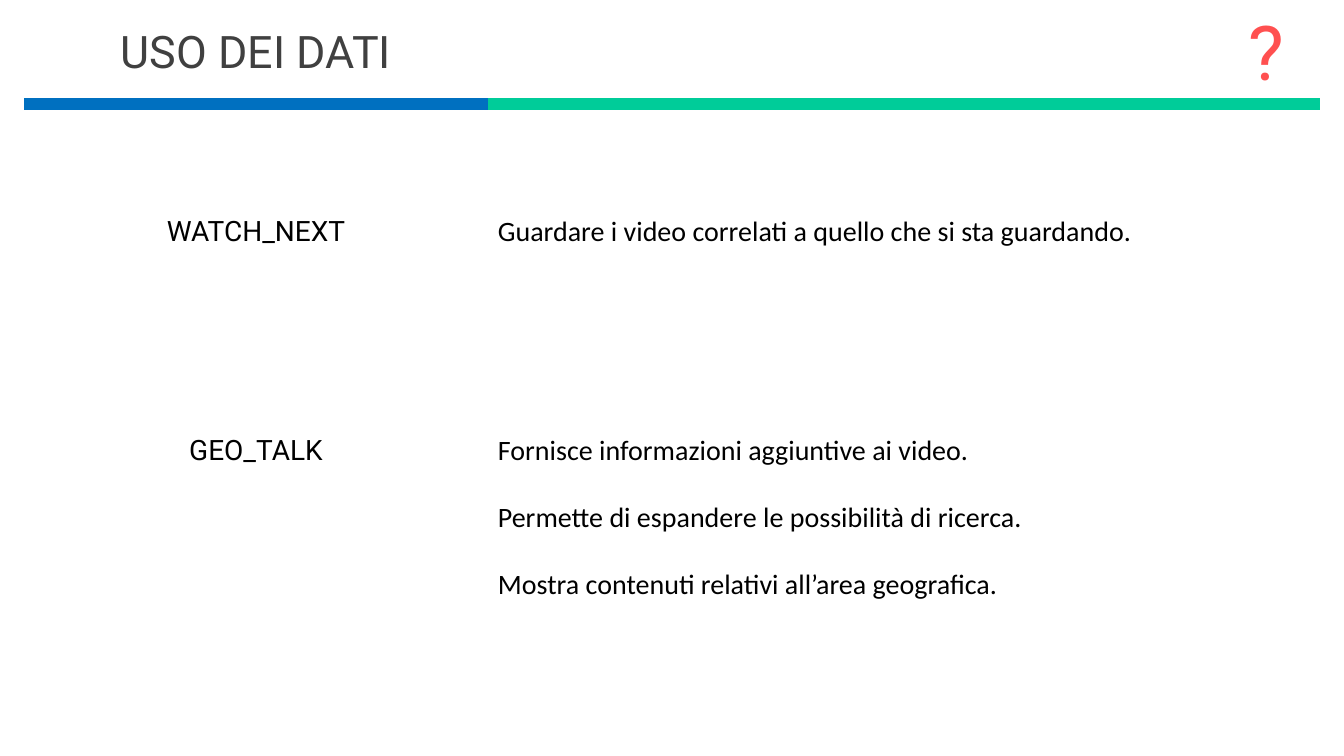
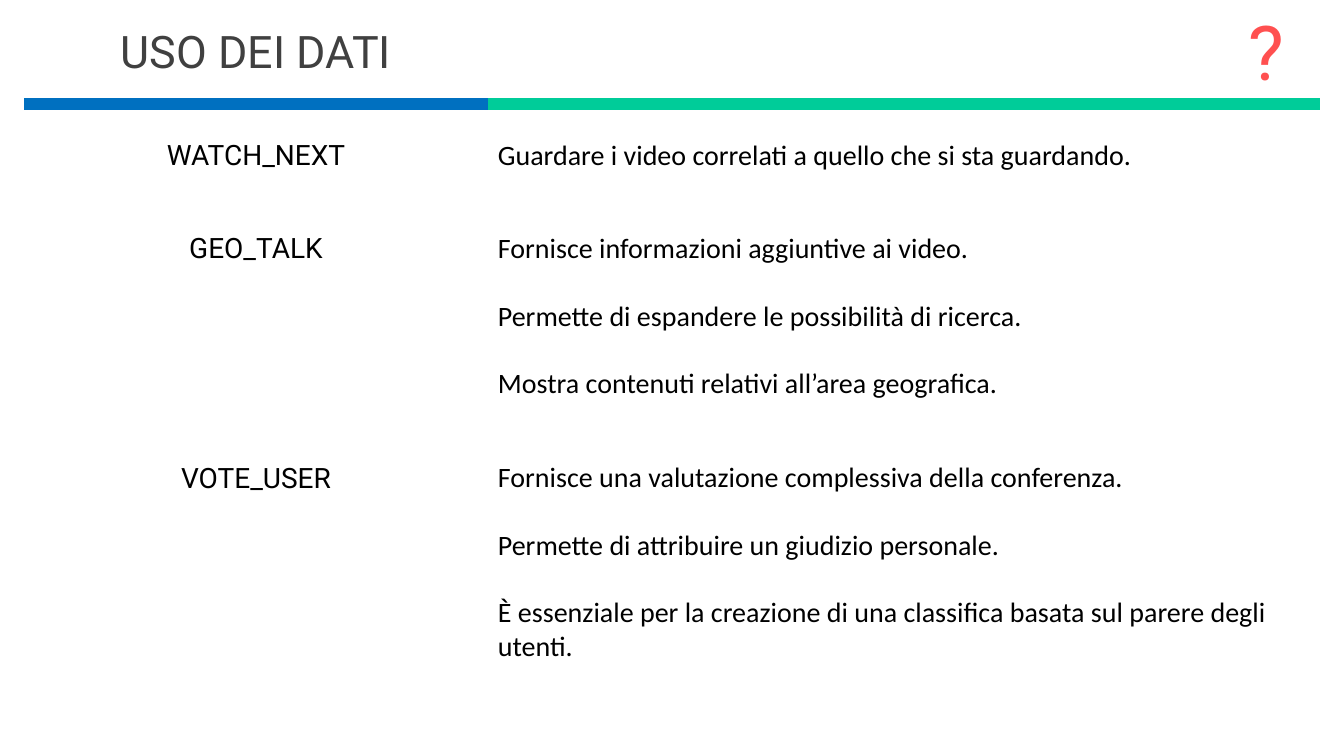
Before and after one commit to simonec96/lab-TCM, a slide deck: slide 6 of Presentazioni/2.1_GEOx.pptx (slide 5 before the commit). Drawn at 1344x756 pixels with LibreOffice and Linux fonts; fonts in the diff are those of the drawing. Boxes give left, top, right and bottom in pixels: in the first picture for what was removed or moved away, otherwise in the second. Text is boxed around its words. In the diff, an @@ line names an element or a change of style, - is before the commit and + after.

```diff
--- a/Presentazioni/2.1_GEOx.pptx
+++ b/Presentazioni/2.1_GEOx.pptx
@@ text "WATCH_NEXT": place and size @@
-text "WATCH_NEXT" at [167,220,345,243]
+text "WATCH_NEXT" at [167,144,345,167]
@@ text "Guardare i video correlati a ...": place and size @@
-text "Guardare i video correlati a ..." at [498,221,1131,246]
+text "Guardare i video correlati a ..." at [498,145,1131,170]
@@ text "GEO_TALK": place and size @@
-text "GEO_TALK" at [189,439,323,462]
+text "GEO_TALK" at [189,237,323,260]
@@ text "Fornisce informazioni aggiuntive ai video.": place and size @@
-text "Fornisce informazioni aggiuntive ai video." at [498,440,1021,599]
+text "Fornisce informazioni aggiuntive ai video." at [498,238,1021,398]
@@ text added at [181,467,331,490], 20 pt, text #000000 @@
+VOTE_USER
@@ text added at [498,467,1266,657], 20 pt, text #000000 @@
+Fornisce una valutazione complessiva della conferenza.
+Permette di attribuire un giudizio personale.
+È essenziale per la creazione di una classifica basata sul parere degli utenti.
```
Also in this commit, not shown: 5 other slides changed, 1 slide added, 1 slide removed, 1 other file.
